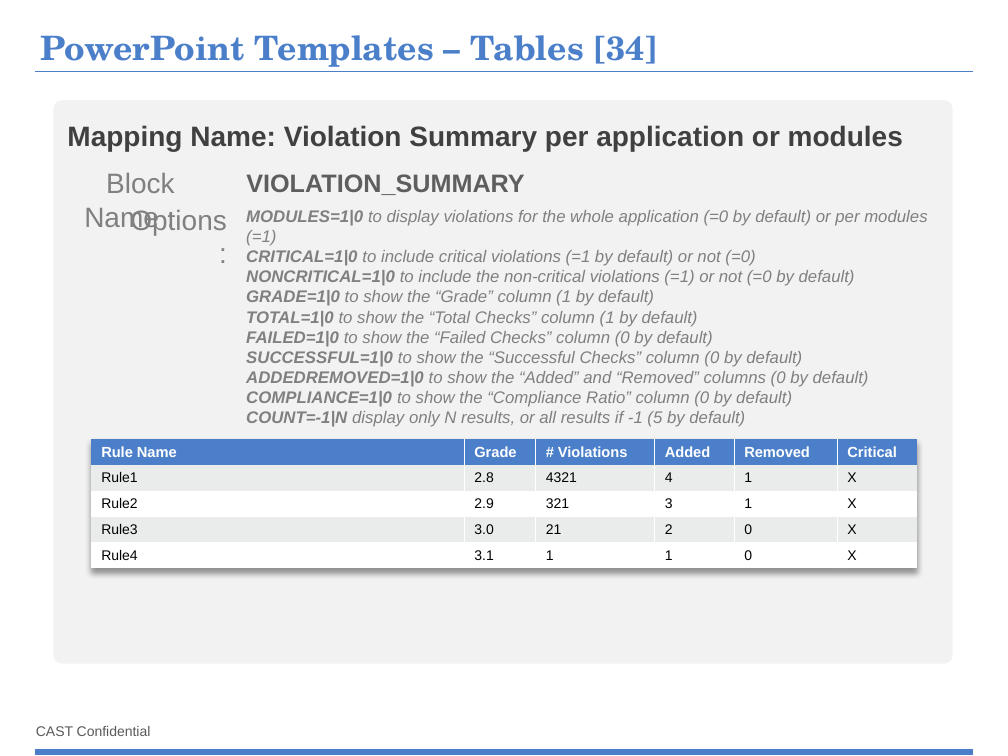
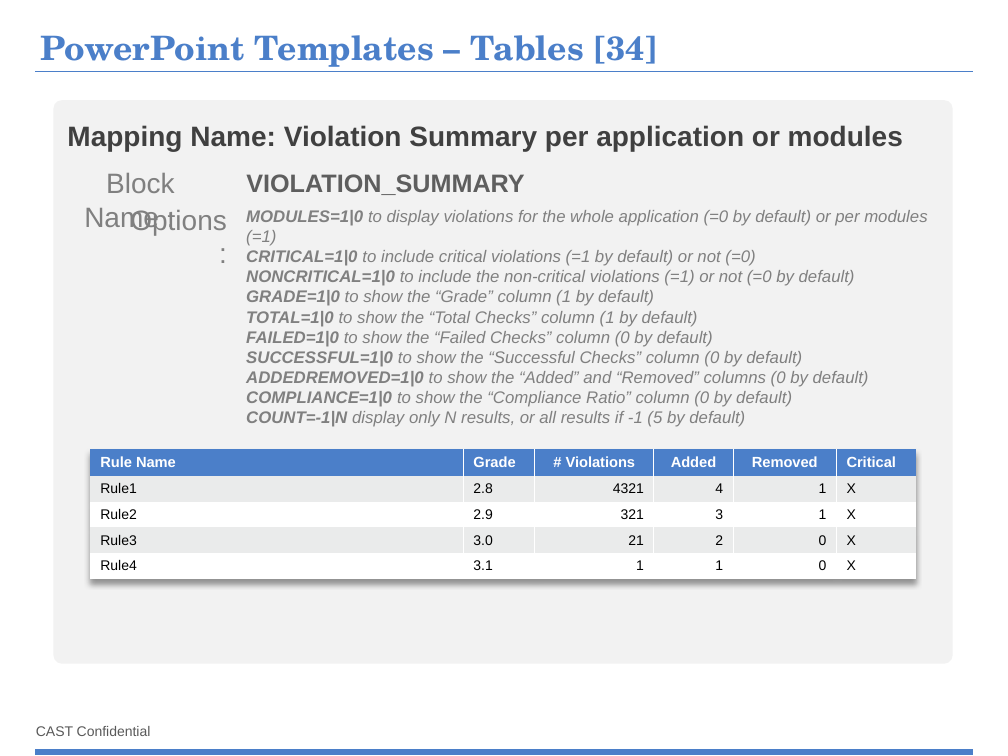
Before and after one commit to CAST-projects/ReportGenerator, a slide deck: slide 65 of CastReporting.Reporting/TemplatesFiles/1- Powerpoint-components-library.pptx. Drawn at 1008x756 pixels with LibreOffice and Linux fonts; fonts in the diff are those of the drawing; background and template pictures are left out. Boxes give left, top, right and bottom in pixels: in the first picture for what was removed or moved away, otherwise in the second. Text is boxed around its words. In the diff, an @@ line names an element or a change of style, - is before the commit and + after.

```diff
--- a/CastReporting.Reporting/TemplatesFiles/1- Powerpoint-components-library.pptx
+++ b/CastReporting.Reporting/TemplatesFiles/1- Powerpoint-components-library.pptx
@@ table at [91, 450, 916, 585] @@
@@ alignment left to centre @@
@@ alignment left to right @@
@@ table: place and size @@
-table at [92, 438, 917, 574]
+table at [91, 450, 916, 585]
```
Also in this commit, not shown: 3 other slides changed, 19 other files.
